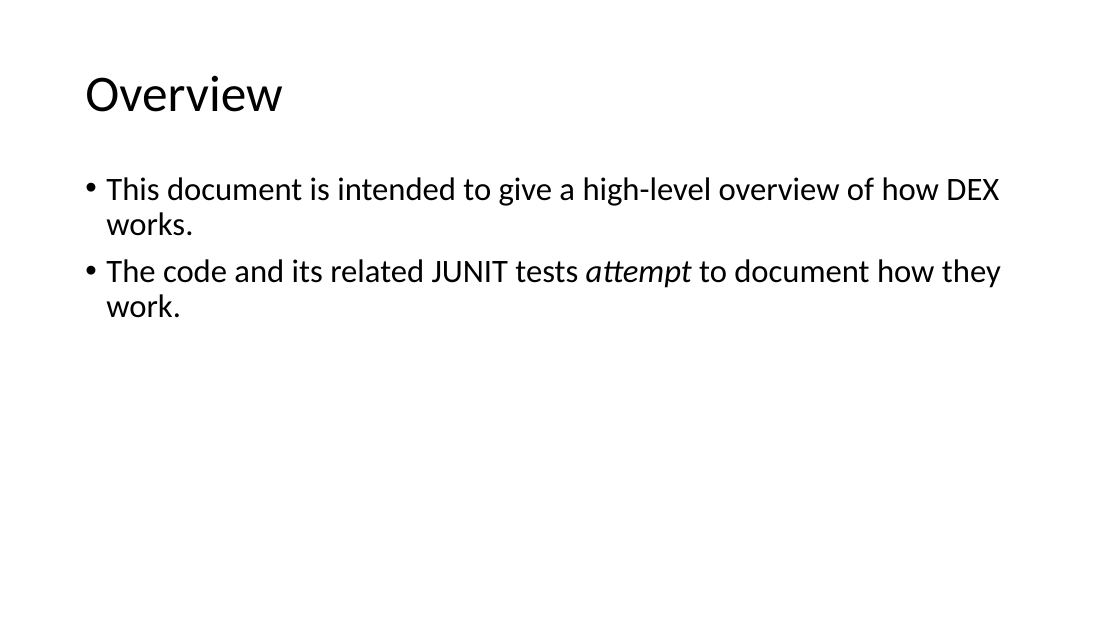
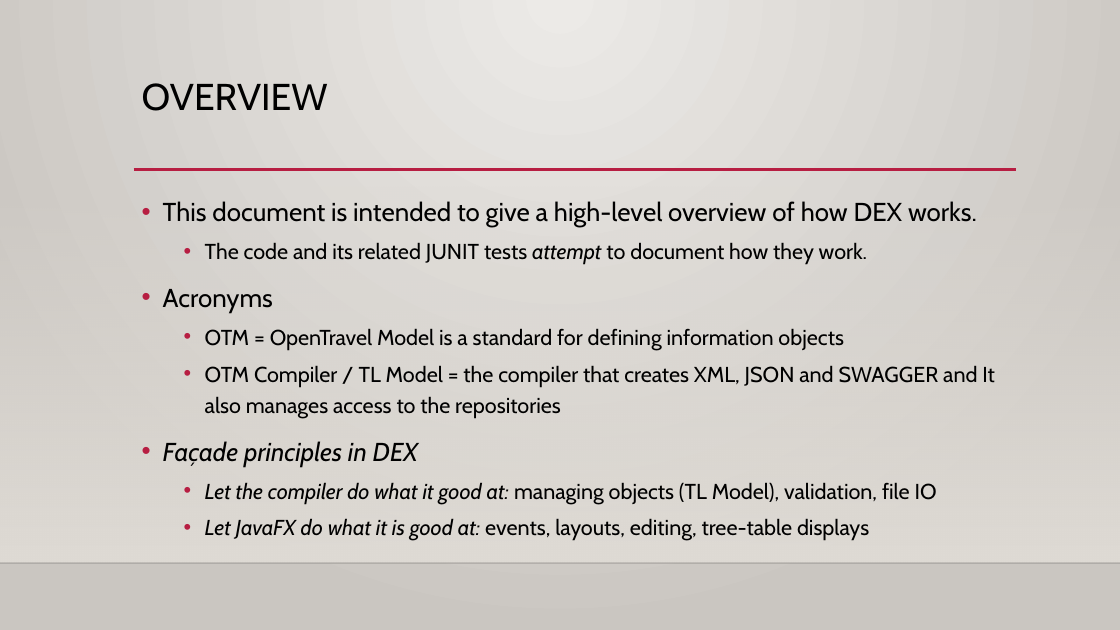
Before and after one commit to OpenTravel/OTM-DE-Utilities, a slide deck: slide 3 of otm-dex/OTM-DEX Architecture.pptx. Drawn at 1120x630 pixels with LibreOffice and Linux fonts; fonts in the diff are those of the drawing; background and template pictures are left out. Boxes give left, top, right and bottom in pixels: in the first picture for what was removed or moved away, otherwise in the second. Text is boxed around its words. In the diff, an @@ line names an element or a change of style, - is before the commit and + after.

```diff
--- a/otm-dex/OTM-DEX Architecture.pptx
+++ b/otm-dex/OTM-DEX Architecture.pptx
@@ background #FFFFFF to gradient #ECEAE7 to #CAC7C1 @@
@@ title "OVERVIEW" at (142,83,328,111): vertical alignment middle to top @@
@@ title at (142,83,328,111): text changed; size 44 to 32 pt; font Calibri to Cabin @@
-Overview
+OVERVIEW
@@ line added from (134, 170) to (1017, 170), #B71E42 2.5 pt @@
@@ rectangle added at (0,186,1120,563), fill gradient #DFDBD5 @@
@@ text "This document is intended to ...": place and size @@
-text "This document is intended to ..." at (106,177,1001,318)
+text "This document is intended to ..." at (163,201,995,541)
@@ text at (163,201,977,264): size 28 to 22.2 pt in "This document is intended to give a ..."; font Calibri to Cabin in "This document is intended to give a ...", "The code and its related JUNIT tests ..."; size 28 to 18.5 pt in "The code and its related JUNIT tests ..."; line spacing 0.9 to 1.2; list level 1 to 2 in "The code and its related ..." @@
@@ text at (163,289,995,541): paragraphs added @@
+• Acronyms
+  • OTM = OpenTravel Model is a standard for defining information objects
+  • OTM Compiler / TL Model = the compiler that creates XML, JSON and SWAGGER and It also manages access to the repositories
+• Façade principles in DEX
+  • Let the compiler do what it good at: managing objects (TL Model), validation, file IO
+  • Let JavaFX do what it is good at: events, layouts, editing, tree-table displays
@@ line added from (0, 563) to (1120, 563), #000001 1 pt @@
```
Also in this commit, not shown: 32 other slides changed, 7 slides added, 8 slides removed, 5 other files.
